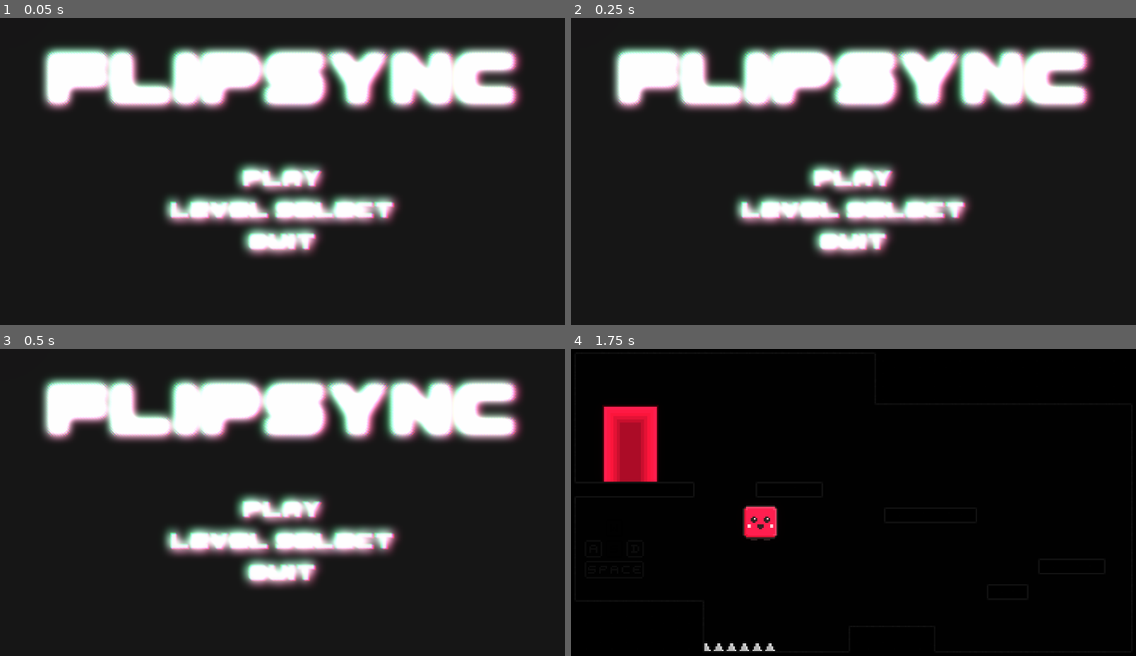
Above: before the commit, frames 1-4 (two rows, left to right).
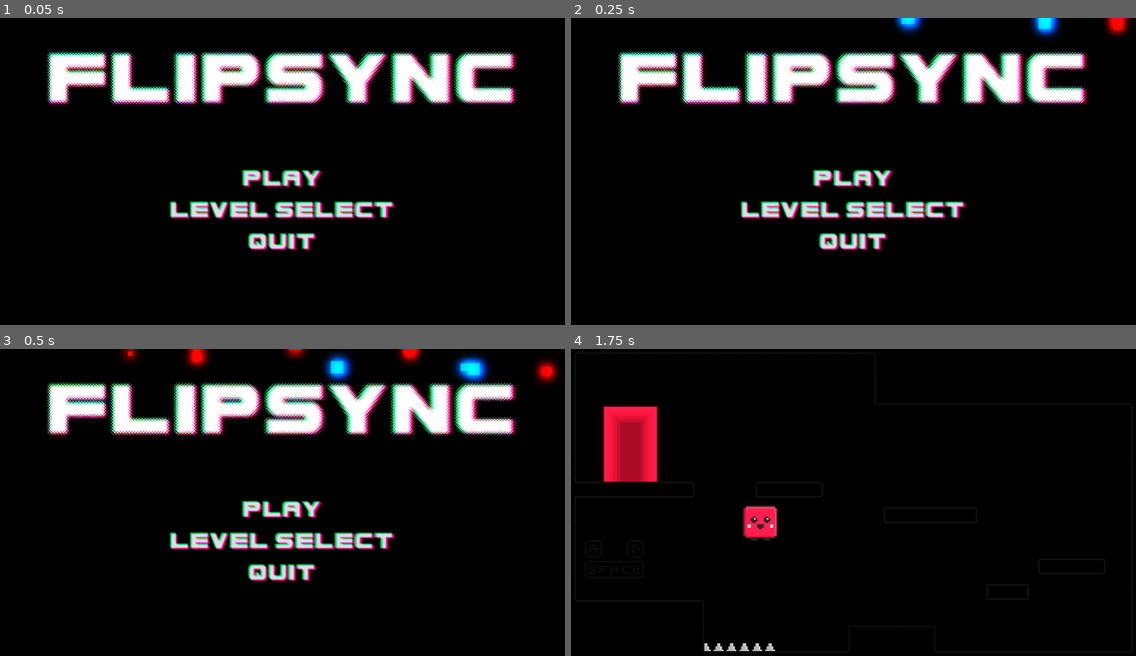
Above: after the commit, the same moments.

Repository: OwenDorey/FlipSync_Game
Game: Godot game, scene res://Scenes/UI/menu.tscn
The game is run twice, just before and just after one commit, with the same random seed, the same clock (stepped at 60 frames per second) and the same inputs.
Inputs:
- Up to frame 1 (0.05 s): no input
- Up to frame 2 (0.25 s): no input
- Up to frame 3 (0.5 s): no input
- Up to frame 4 (1.75 s): click "PLAY" at 0.5 s; hold Right (move_right) from 1.28 s (still down); tap Space (jump) at 1.52 s

The runs differ from the first frame. In frame 1, 21% of the frame differs, in the area x 6-93%, y 7-79%; in frame 2, 22%; in frame 3, 23%, in the area x 6-99%, y 0-79%; in frame 4, nothing differs.

Commit message:
Added menu particles

Diff:
--- a/Scenes/Levels/level_2.tscn
+++ b/Scenes/Levels/level_2.tscn
@@ -7,6 +7,7 @@
 [ext_resource type="PackedScene" uid="uid://3ifqhnmxx6wi" path="res://Scenes/Other/scene_transition_animation.tscn" id="5_q2ce6"]
 [ext_resource type="PackedScene" uid="uid://d1h02ugxd3k7m" path="res://Scenes/Pickups/gravity_pickup.tscn" id="6_ns44v"]
 [ext_resource type="PackedScene" uid="uid://cjkb7qbhq7le4" path="res://Scenes/Other/spike_zone.tscn" id="7_ear8s"]
+[ext_resource type="PackedScene" uid="uid://dggk60mc8rrvr" path="res://Scenes/Other/death_particles.tscn" id="8_53hs3"]
 
 [sub_resource type="RectangleShape2D" id="RectangleShape2D_jlohu"]
 size = Vector2(64, 7.5)
@@ -19,6 +20,34 @@
 
 [sub_resource type="RectangleShape2D" id="RectangleShape2D_u4p3a"]
 size = Vector2(45, 7)
+
+[sub_resource type="Gradient" id="Gradient_thbik"]
+offsets = PackedFloat32Array(0.532787, 1)
+colors = PackedColorArray(1, 1, 1, 1, 1, 1, 1, 0)
+
+[sub_resource type="GradientTexture1D" id="GradientTexture1D_6c08j"]
+gradient = SubResource("Gradient_thbik")
+
+[sub_resource type="Curve" id="Curve_2sbkt"]
+_data = [Vector2(0, 1), 0.0, 0.0, 0, 0, Vector2(1, 0), 0.0, 0.0, 0, 0]
+point_count = 2
+
+[sub_resource type="CurveTexture" id="CurveTexture_ck3k2"]
+curve = SubResource("Curve_2sbkt")
+
+[sub_resource type="ParticleProcessMaterial" id="ParticleProcessMaterial_ekro2"]
+lifetime_randomness = 0.5
+particle_flag_disable_z = true
+emission_shape = 3
+emission_box_extents = Vector3(704, 1, 1)
+direction = Vector3(0, 1, 0)
+spread = 0.0
+initial_velocity_min = 21.96
+initial_velocity_max = 297.53
+scale_min = 45.0
+scale_max = 45.0
+scale_curve = SubResource("CurveTexture_ck3k2")
+color_ramp = SubResource("GradientTexture1D_6c08j")
 
 [node name="Level2" type="Node2D"]
 script = ExtResource("1_q3pdu")
@@ -70,6 +99,15 @@
 position = Vector2(-151, -73.5)
 shape = SubResource("RectangleShape2D_u4p3a")
 
+[node name="FallingParticles" parent="." instance=ExtResource("8_53hs3")]
+position = Vector2(704, -26.84)
+emitting = true
+amount = 150
+process_material = SubResource("ParticleProcessMaterial_ekro2")
+lifetime = 8.0
+one_shot = false
+explosiveness = 0.0
+
 [editable path="SpikeZone"]
 [editable path="SpikeZone2"]
 [editable path="SpikeZone3"]
--- a/Scenes/Other/death_particles.tscn
+++ b/Scenes/Other/death_particles.tscn
@@ -1,28 +1,27 @@
 [gd_scene load_steps=6 format=3 uid="uid://dggk60mc8rrvr"]
 
-[sub_resource type="Gradient" id="Gradient_or8nk"]
+[sub_resource type="Gradient" id="Gradient_thbik"]
 offsets = PackedFloat32Array(0.532787, 1)
 colors = PackedColorArray(1, 1, 1, 1, 1, 1, 1, 0)
 
 [sub_resource type="GradientTexture1D" id="GradientTexture1D_6c08j"]
-gradient = SubResource("Gradient_or8nk")
+gradient = SubResource("Gradient_thbik")
 
-[sub_resource type="Curve" id="Curve_4m61b"]
+[sub_resource type="Curve" id="Curve_2sbkt"]
 _data = [Vector2(0, 1), 0.0, 0.0, 0, 0, Vector2(1, 0), 0.0, 0.0, 0, 0]
 point_count = 2
 
 [sub_resource type="CurveTexture" id="CurveTexture_ck3k2"]
-curve = SubResource("Curve_4m61b")
+curve = SubResource("Curve_2sbkt")
 
 [sub_resource type="ParticleProcessMaterial" id="ParticleProcessMaterial_o6nly"]
 lifetime_randomness = 0.5
 particle_flag_disable_z = true
 spread = 180.0
-initial_velocity_min = 150.0
-initial_velocity_max = 250.0
+initial_velocity_max = 158.63
 gravity = Vector3(0, 0, 0)
 scale_min = 5.0
-scale_max = 5.0
+scale_max = 7.0
 scale_curve = SubResource("CurveTexture_ck3k2")
 color_ramp = SubResource("GradientTexture1D_6c08j")
 
--- a/Scenes/UI/menu.tscn
+++ b/Scenes/UI/menu.tscn
@@ -1,9 +1,10 @@
-[gd_scene load_steps=9 format=3 uid="uid://dddb4p2y57551"]
+[gd_scene load_steps=15 format=3 uid="uid://dddb4p2y57551"]
 
 [ext_resource type="FontFile" uid="uid://jgt86xiqwyvb" path="res://Assets/UI/Spac3 halftone.ttf" id="1_8jiqc"]
 [ext_resource type="Script" path="res://Scripts/menu.gd" id="1_aujwq"]
 [ext_resource type="Shader" path="res://Assets/Chromatic_Abberation.gdshader" id="2_2qw48"]
 [ext_resource type="PackedScene" uid="uid://3ifqhnmxx6wi" path="res://Scenes/Other/scene_transition_animation.tscn" id="4_7vp3j"]
+[ext_resource type="PackedScene" uid="uid://dggk60mc8rrvr" path="res://Scenes/Other/death_particles.tscn" id="5_cp38s"]
 
 [sub_resource type="LabelSettings" id="LabelSettings_ml01b"]
 font = ExtResource("1_8jiqc")
@@ -17,13 +18,42 @@
 background_mode = 3
 glow_enabled = true
 glow_normalized = true
-glow_intensity = 3.7
-glow_bloom = 0.6
+glow_intensity = 8.0
+glow_strength = 0.67
+glow_blend_mode = 0
 
 [sub_resource type="ShaderMaterial" id="ShaderMaterial_0000r"]
 shader = ExtResource("2_2qw48")
 shader_parameter/aberration = 0.5
 shader_parameter/strength = 0.074
+
+[sub_resource type="Gradient" id="Gradient_or8nk"]
+offsets = PackedFloat32Array(0.532787, 1)
+colors = PackedColorArray(1, 1, 1, 1, 1, 1, 1, 0)
+
+[sub_resource type="GradientTexture1D" id="GradientTexture1D_161lf"]
+gradient = SubResource("Gradient_or8nk")
+
+[sub_resource type="Curve" id="Curve_4m61b"]
+_data = [Vector2(0, 1), 0.0, 0.0, 0, 0, Vector2(1, 0), 0.0, 0.0, 0, 0]
+point_count = 2
+
+[sub_resource type="CurveTexture" id="CurveTexture_bdu6e"]
+curve = SubResource("Curve_4m61b")
+
+[sub_resource type="ParticleProcessMaterial" id="ParticleProcessMaterial_s8oc0"]
+lifetime_randomness = 0.5
+particle_flag_disable_z = true
+emission_shape = 3
+emission_box_extents = Vector3(704, 1, 1)
+direction = Vector3(0, 1, 0)
+spread = 0.0
+initial_velocity_min = 36.05
+initial_velocity_max = 297.53
+scale_min = 10.0
+scale_max = 35.0
+scale_curve = SubResource("CurveTexture_bdu6e")
+color_ramp = SubResource("GradientTexture1D_161lf")
 
 [node name="Menu" type="Control"]
 layout_mode = 3
@@ -44,6 +74,7 @@
 color = Color(0.0313726, 0.0313726, 0.0313726, 1)
 
 [node name="Title" type="Label" parent="."]
+z_index = 1
 layout_mode = 1
 anchors_preset = 5
 anchor_left = 0.5
@@ -59,6 +90,7 @@
 vertical_alignment = 1
 
 [node name="ButtonList" type="VBoxContainer" parent="."]
+z_index = 1
 layout_mode = 1
 anchors_preset = 8
 anchor_left = 0.5
@@ -107,6 +139,7 @@
 environment = SubResource("Environment_qe6hn")
 
 [node name="ChromaticAbberation" type="ColorRect" parent="."]
+z_index = 1
 material = SubResource("ShaderMaterial_0000r")
 layout_mode = 1
 anchors_preset = 15
@@ -118,5 +151,24 @@
 
 [node name="SceneTransitionAnimation" parent="." instance=ExtResource("4_7vp3j")]
 
+[node name="FallingParticlesRed" parent="." instance=ExtResource("5_cp38s")]
+position = Vector2(704, -26.84)
+emitting = true
+amount = 75
+process_material = SubResource("ParticleProcessMaterial_s8oc0")
+lifetime = 8.0
+one_shot = false
+explosiveness = 0.0
+
+[node name="FallingParticlesBlue" parent="." instance=ExtResource("5_cp38s")]
+self_modulate = Color(0, 0.659, 1.75, 1)
+position = Vector2(704, -26.84)
+emitting = true
+amount = 75
+process_material = SubResource("ParticleProcessMaterial_s8oc0")
+lifetime = 8.0
+one_shot = false
+explosiveness = 0.0
+
 [connection signal="button_down" from="ButtonList/PlayButton" to="." method="_on_play_button_button_down"]
 [connection signal="button_down" from="ButtonList/QuitButton" to="." method="_on_quit_button_button_down"]
Not shown: 1 places in Scenes/Levels/level_2.tscn that only renumber resources
